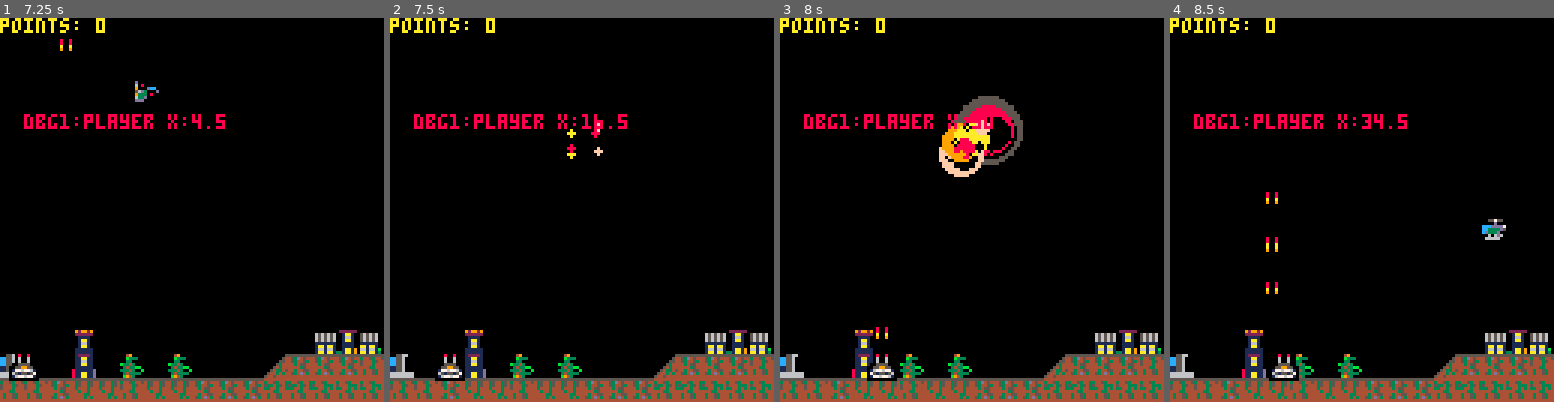
Above: before the commit, frames 1-4 (left to right).
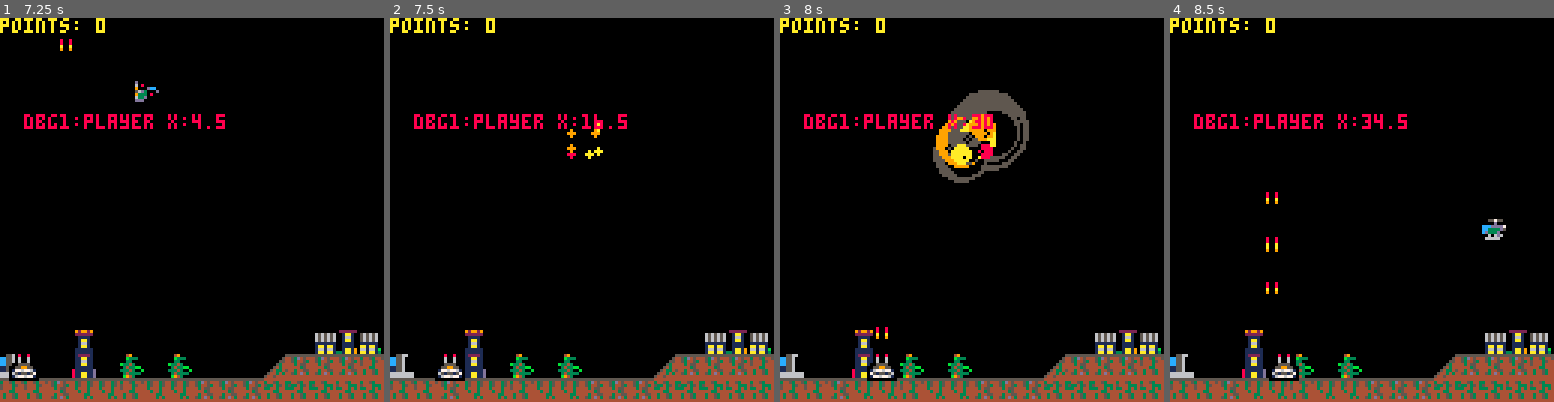
Above: after the commit, the same moments.

Repository: lauripaulo/pico8-games
Game: PICO-8 cartridge picotank/picotank.p8
Two runs of this game, one before a commit and one after it. Both use one fixed random seed, a clock stepped at 60 frames per second and the inputs below.
Inputs:
- Up to frame 1 (7.25 s): hold Left 1.97-2.37 s; hold Right 2.87-3.53 s; hold Up 3.58-4.08 s; hold Right 4.13-4.53 s; hold Left 5.13-5.8 s; hold Up 5.85-6.18 s; hold Left 6.23-6.63 s; hold Right from 7.13 s (still down)
- Up to frame 2 (7.5 s): keep holding Right
- Up to frame 3 (8 s): release Right at 7.8 s; hold Up from 7.85 s (still down)
- Up to frame 4 (8.5 s): release Up at 8.35 s; hold Right from 8.4 s (still down)

Frame 1 is identical in both runs. In frame 2, 0.2% of the frame differs, in the area x 46-56%, y 27-37%; in frame 3, 2.9%, in the area x 39-65%, y 18-43%; in frame 4, nothing differs.

Commit message:
Tweak explosions

Diff:
--- a/picotank/picotank.p8
+++ b/picotank/picotank.p8
@@ -80,7 +80,7 @@
     age=0,
     maxage=25
   }
-  for i=0,5 do
+  for i=0,7 do
     add_exp_part(e)
   end
   add(ex_emitters,e)
@@ -93,7 +93,7 @@
     rad=0,
     age=0,
     maxage=5+rnd(10),
-    c=rnd({15,8,9,10})
+    c=rnd({8,9,10})
    }
    add(e.parts,p)
 end
